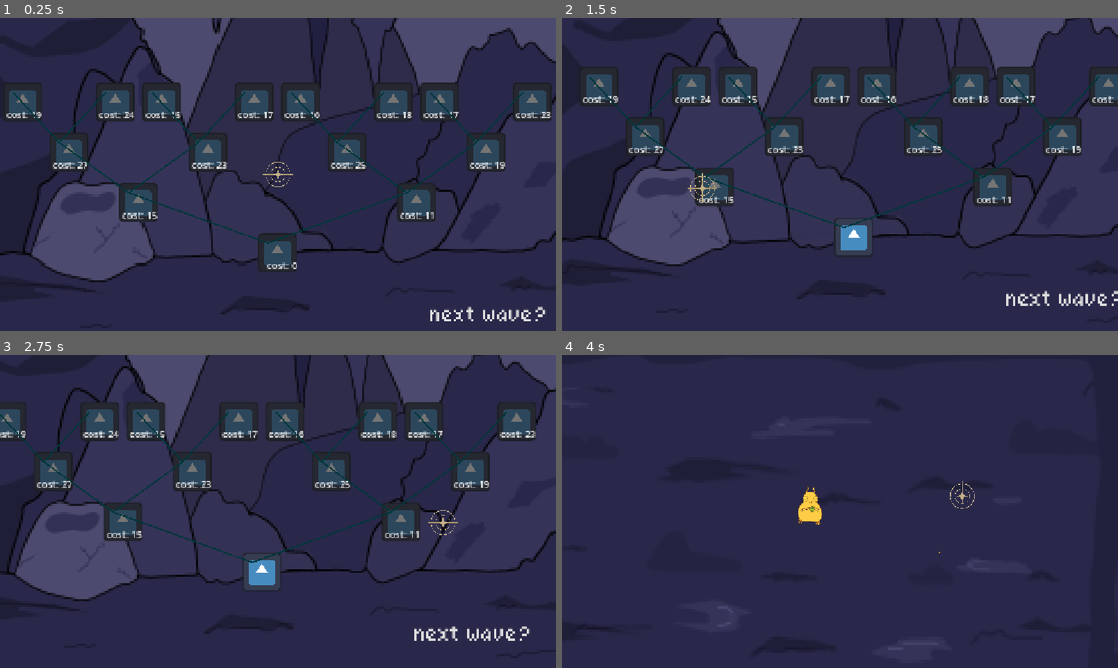
Above: before the commit, frames 1-4 (two rows, left to right).
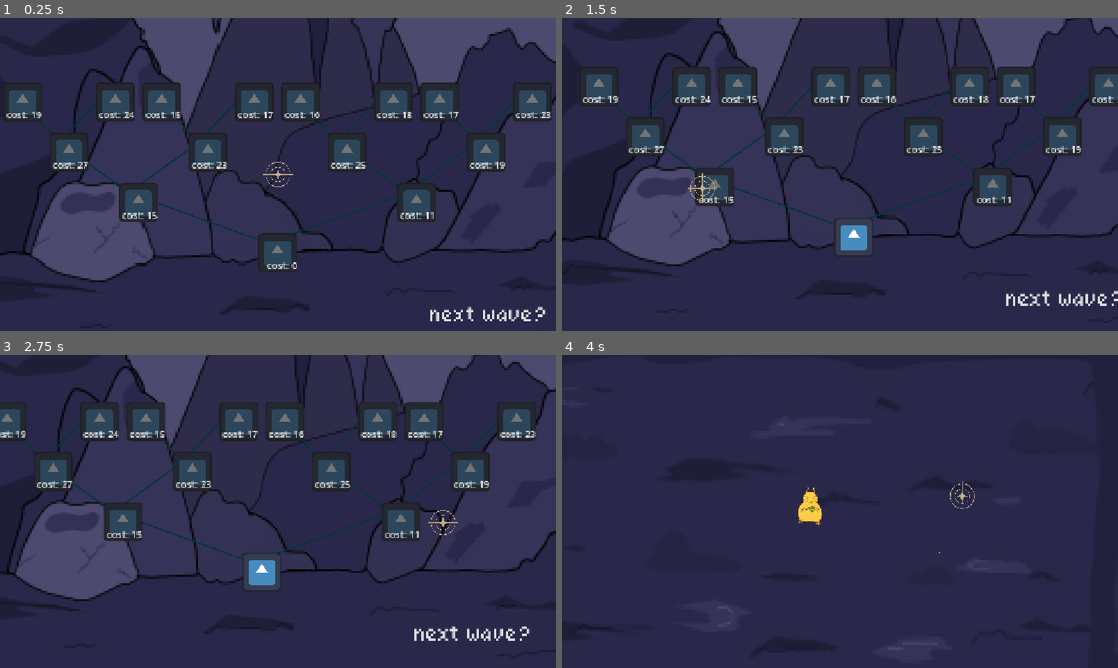
Above: after the commit, the same moments.

Repository: KittyNinjakato/Teenager-Game-Jam
Game: Godot game, scene res://scenes/skill_tree_ui.tscn
Same seed, same stepped clock (60 frames per second), same inputs: the game is played once before the commit and once after it. This scene is started directly instead of the project's main scene. The engine's default icon, where the game draws it, is replaced by a stand-in: a white triangle on a blue panel in a dark square.
Inputs (mouse positions are in pixels of both pictures, inside the frame that each line leads up to):
- Up to frame 1 (0.25 s): no input
- Up to frame 2 (1.5 s): click "cost: 0" at 0.5 s; click "cost: 15" at 1.25 s
- Up to frame 3 (2.75 s): click "cost: 11" at 2 s
- Up to frame 4 (4 s): click "next wave?" at 2.75 s; move the mouse to (962, 495) at 3.52 s; tap F (f_ability) at 3.6 s

The runs differ from the first frame. In frame 1, 0.4% of the frame differs, in the area x 2-95%, y 23-73%; in frame 2, 0.4%, in the area x 4-97%, y 18-68%; in frame 3, 0.4%; in frame 4, nothing differs.

Commit message:
Fixed skill tree
connection work properly and it saves

Diff:
--- a/just-a-lil-guy/scenes/game.tscn
+++ b/just-a-lil-guy/scenes/game.tscn
@@ -23,8 +23,6 @@
 [node name="Enemy Spawning Timer" type="Timer" parent="game_manager/Enemy Spawner" unique_id=541270423]
 autostart = true
 
-[node name="Heal_spell_cooldown_timer" type="Timer" parent="game_manager" unique_id=666806755]
-
 [node name="Lil_guy" parent="." unique_id=1539912893 instance=ExtResource("1_uwrxv")]
 position = Vector2(571, 313)
 scale = Vector2(3, 3)
--- a/just-a-lil-guy/scrips/enemy_spawner.gd
+++ b/just-a-lil-guy/scrips/enemy_spawner.gd
@@ -9,12 +9,13 @@
 
 	#sees if the amount of slimes is the same as how many slimes should spawn and if the wave has ended
 	if amount_spawned ==  Global.slimes_per_wave[Global.wave_num] and Global.wave_end == true:
-	#if the wave has ended amount of slimes is reset
+		#if the wave has ended amount of slimes is reset
 		amount_spawned = 0
-	#if the wave has ended has reset
+		#if the wave has ended has reset
 		Global.wave_end = false
-	#the wave we are on is increased
+		#the wave we are on is increased
 		Global.wave_num += 1
+
 		get_tree().change_scene_to_file("res://scenes/skill_tree_ui.tscn")
 
 
--- a/just-a-lil-guy/scrips/game_manager.gd
+++ b/just-a-lil-guy/scrips/game_manager.gd
@@ -3,6 +3,7 @@
 var gub_health:int = 20
 var gub_max_health:int = 20
 var essence:int = 0
+var purchased_skills = []
 
 var healing_power:int = 4
 
@@ -28,7 +29,12 @@
 		return "pass"
 
 
-@onready var heal_spell_cooldown_timer: Timer = $Heal_spell_cooldown_timer
+func store_purchased_skill(skill): #when just bought a skill
+	purchased_skills.append(skill) #add skill to bought skills
+
+func get_purchased_skills():
+	return purchased_skills
+
 
 func _process(_delta: float) -> void:
 
@@ -41,3 +47,6 @@
 		else:
 			gub_health += healing_power #heal gub
 		print("after heal: " + str(gub_health))
+
+		#await get_tree().create_timer(1.0).timeout
+		get_tree().create_timer(3)
--- a/just-a-lil-guy/scrips/skill_tree_button.gd
+++ b/just-a-lil-guy/scrips/skill_tree_button.gd
@@ -5,29 +5,55 @@
 @onready var line_2d: Line2D = $Line2D
 
 
-#connects skill nodes with each other somehow
-func _ready():
+#will run once for every button in skill tree
+func _ready() -> void:
+
+	#connects skill nodes with each other somehow
 	if get_parent() is SkillNode:
 		line_2d.add_point(global_position + size/2)
 		line_2d.add_point(get_parent().global_position + size/2)
-		line_2d.z_index = 5
+		line_2d.z_index = -1
+
+
+
+	#renews skill tree data
+	var purchased_skills = game_manager.get_purchased_skills() #get array of purchased skills
+	var skill_name:String = get_meta("Skill_name")
+
+	print(purchased_skills)
+	for skill in purchased_skills:
+
+		if skill_name in purchased_skills: #if
+
+			set_meta("Bought",true) #set skill metadata to bought
+			panel.show_behind_parent = true
+			line_2d.default_color = Color(0.006, 0.681, 0.731, 1.0) #change corresponding line to active
+
+			var skill_children = get_children() #get all the child nodes and store in skills
+			for child in skill_children: #iterate thorugh all the nodes
+				if child is SkillNode: #if its a skill button
+					child.disabled = false #enable it
+				if child is Label: #if its a cost label
+					child.visible = false #make label invis
+
+
 
 
 
 #when any button is pressed
 func _on_pressed():
 
-	#var skill_pressed:String = get_meta("Skill_name") #name of the button pressed
+	var skill_name:String = get_meta("Skill_name") #name of the button pressed
 	var essence_cost:int = get_meta("essence_cost") #cost of button pressed to buy
 	var already_bought:bool = get_meta("Bought") #if button has already been purchased
-
 
 	#attempts to buy skill
 	var purchase_attempt:String = game_manager.spend_essence(essence_cost,already_bought) #pass = success, fail = too broke
 
 	if purchase_attempt == "pass" and not already_bought: #if rich enough and not already purchased
-		set_meta("Bought",true)
+		set_meta("Bought",true) #set skill metadata to bought
 
+		game_manager.store_purchased_skill(skill_name) #add the skill bought to an array of bought skills
 
 		panel.show_behind_parent = true
 
Not shown, added: just-a-lil-guy/music/ACTUALTHEMEGUBB.ogg.import
Not shown, added: just-a-lil-guy/music/MAINMENUTHEMEGUBB.ogg.import
Not shown, added: just-a-lil-guy/music/ACTUALTHEMEGUBB.ogg
Not shown, added: just-a-lil-guy/music/MAINMENUTHEMEGUBB.ogg
